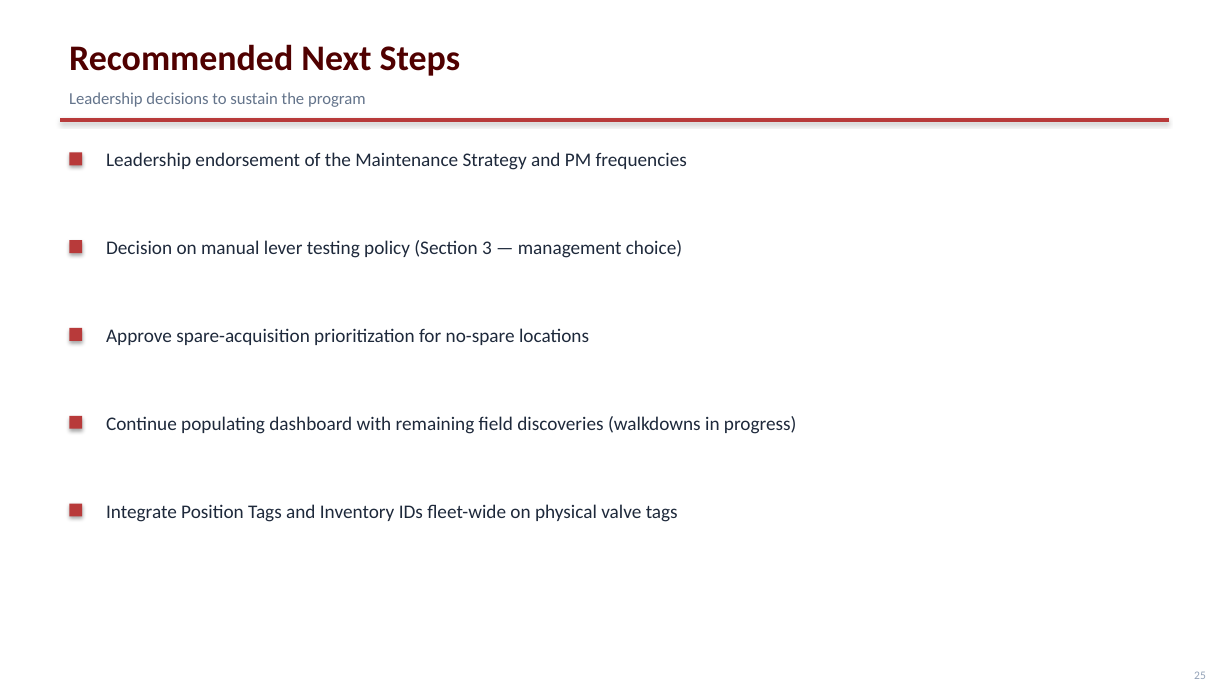
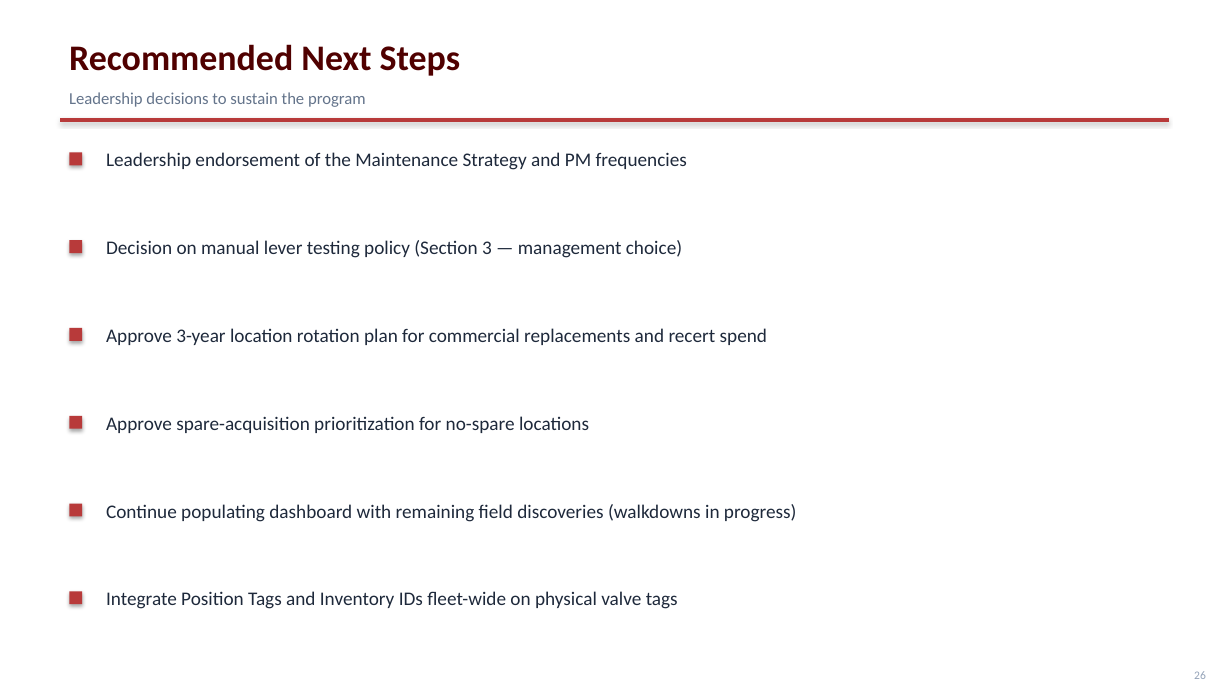
Before and after one commit to stavan12-a11y/PSV-Compliance-Tracking-Dashboard, a slide deck: slide 27 of docs/presentation/UES-Steam-Safety-Program.pptx (slide 26 before the commit). Drawn at 1232x693 pixels with LibreOffice and Linux fonts; fonts in the diff are those of the drawing. Boxes give left, top, right and bottom in pixels: in the first picture for what was removed or moved away, otherwise in the second. Text is boxed around its words. In the diff, an @@ line names an element or a change of style, - is before the commit and + after.

```diff
--- a/docs/presentation/UES-Steam-Safety-Program.pptx
+++ b/docs/presentation/UES-Steam-Safety-Program.pptx
@@ text added at (106,328,767,345), 15 pt, text #1E293B @@
+Approve 3-year location rotation plan for commercial replacements and recert spend
@@ text "Approve spare-acquisition prioritization for no-spare ...": place and size @@
-text "Approve spare-acquisition prioritization for no-spare ..." at (106,328,589,345)
+text "Approve spare-acquisition prioritization for no-spare ..." at (106,416,589,433)
@@ text "Continue populating dashboard with remaining ...": place and size @@
-text "Continue populating dashboard with remaining ..." at (106,416,797,434)
+text "Continue populating dashboard with remaining ..." at (106,504,797,522)
@@ rectangle added at (69,592,82,604), fill #B83A3A @@
@@ text "Integrate Position Tags and Inventory ...": place and size @@
-text "Integrate Position Tags and Inventory ..." at (106,504,678,522)
+text "Integrate Position Tags and Inventory ..." at (106,591,678,609)
@@ text at (1194,671,1206,679): text changed @@
-25
+26
```
Also in this commit, not shown: 3 other slides changed, 1 slide added.
